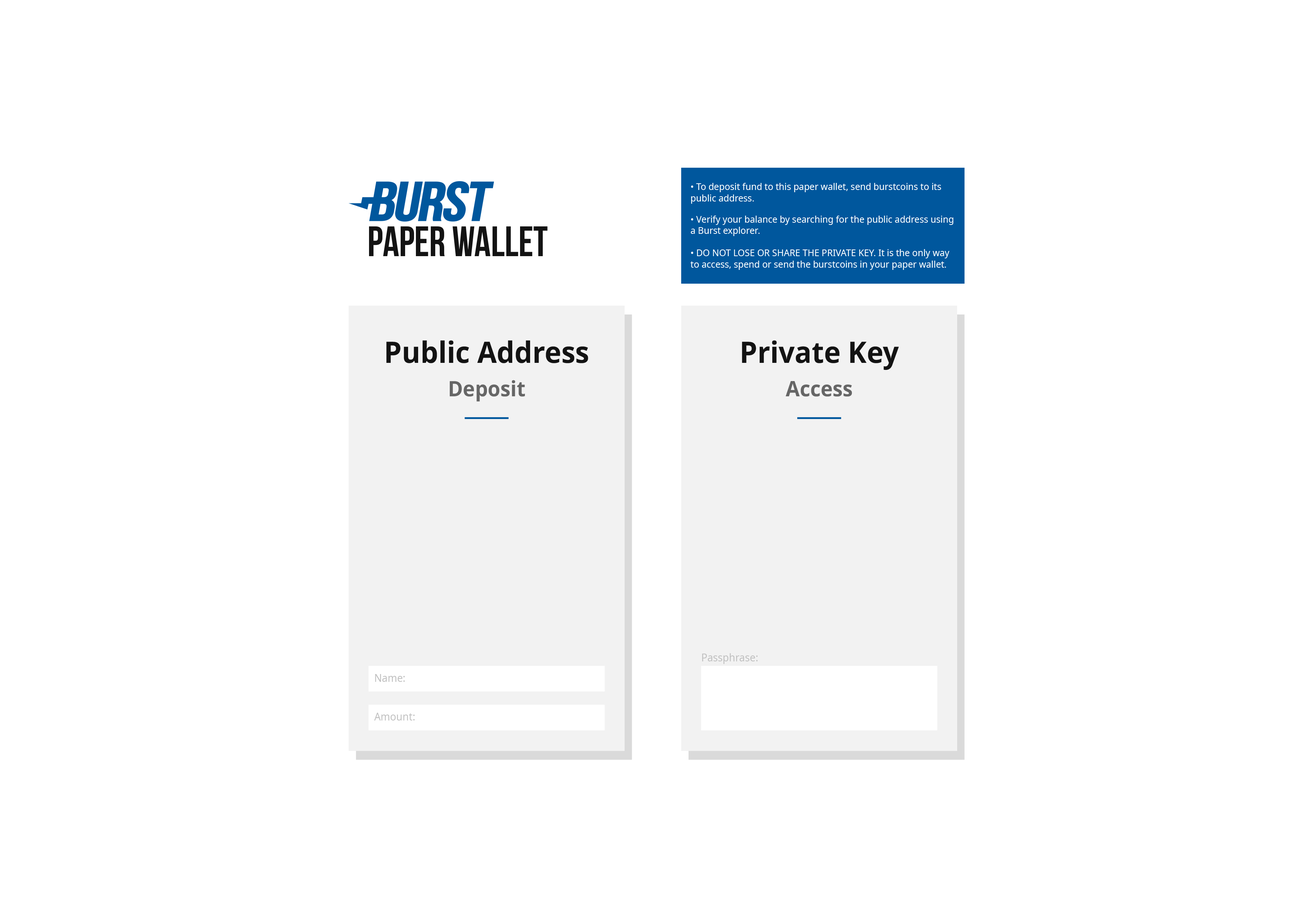
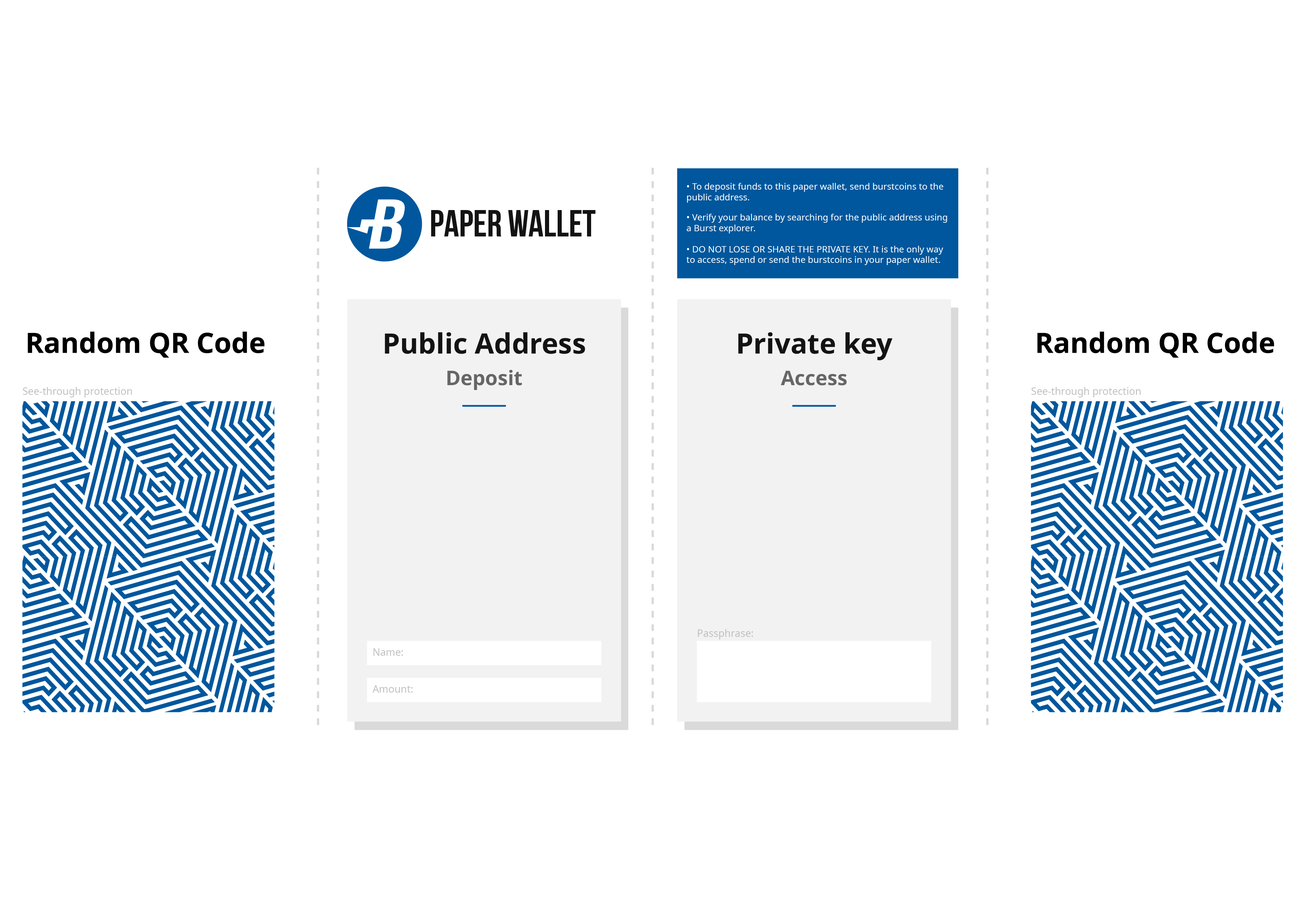
Revision of a layered w=1305, h=922 image; what changed, layer by layer:
added layer "Random QR Code 2" above "Random QR Code" over bbox(1036, 331, 1274, 358)
added layer "Random QR Code" above "PaperBurstGit2" over bbox(27, 331, 265, 358)
renamed "PaperBurstClean4" to "PaperBurstGit2", painted on it over bbox(22, 167, 1283, 761)
